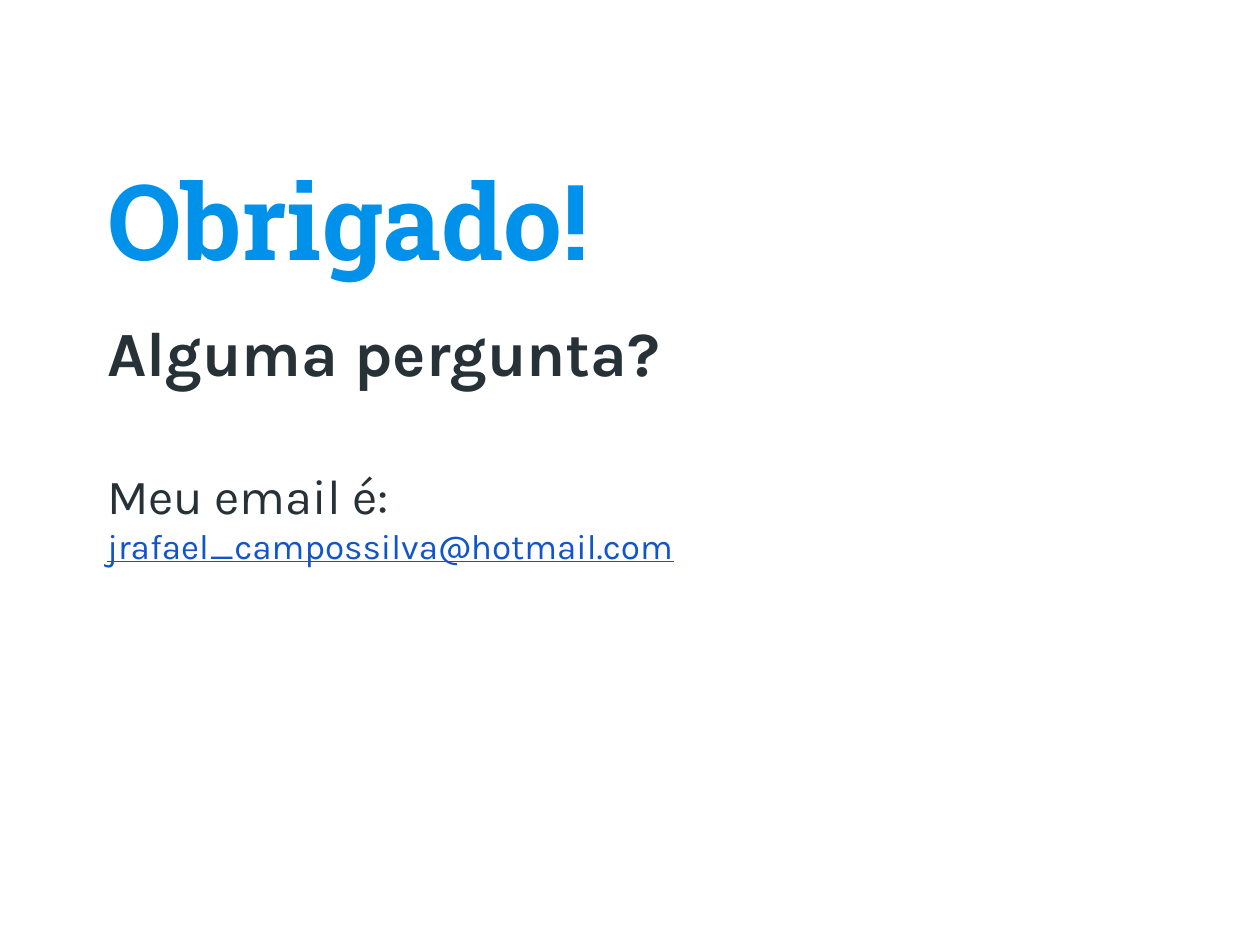
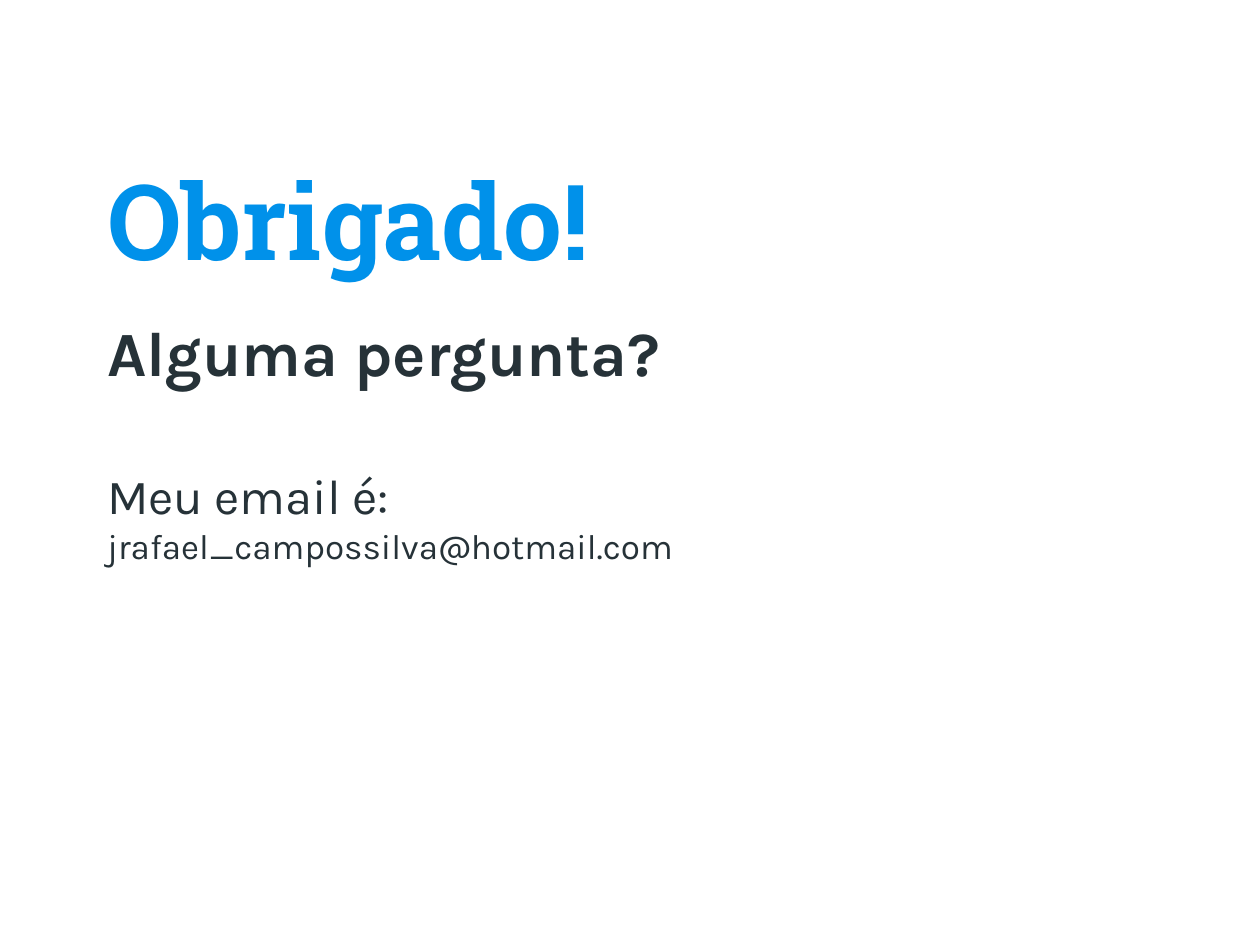
Before and after one commit to rafaelcam/tcc, a slide deck: slide 25 of TRABALHOS TEÓRICOS/Slide Apresentacao TCC.pptx (slide 15 before the commit). Drawn at 1260x945 pixels with LibreOffice and Linux fonts; fonts in the diff are those of the drawing; background and template pictures are left out. Boxes give left, top, right and bottom in pixels: in the first picture for what was removed or moved away, otherwise in the second. Text is boxed around its words. In the diff, an @@ line names an element or a change of style, - is before the commit and + after.

```diff
--- a/TRABALHOS TEÓRICOS/Slide Apresentacao TCC.pptx
+++ b/TRABALHOS TEÓRICOS/Slide Apresentacao TCC.pptx
@@ text "Meu email é: jrafael_campossilva@hotmail.com" at (107, 476, 673, 568): text colour #1155CC to #263238, underline off in "jrafael_campossilva@hotmail.com" @@
```
Also in this commit, not shown: 9 other slides changed, 11 slides added, 17 slides removed.
